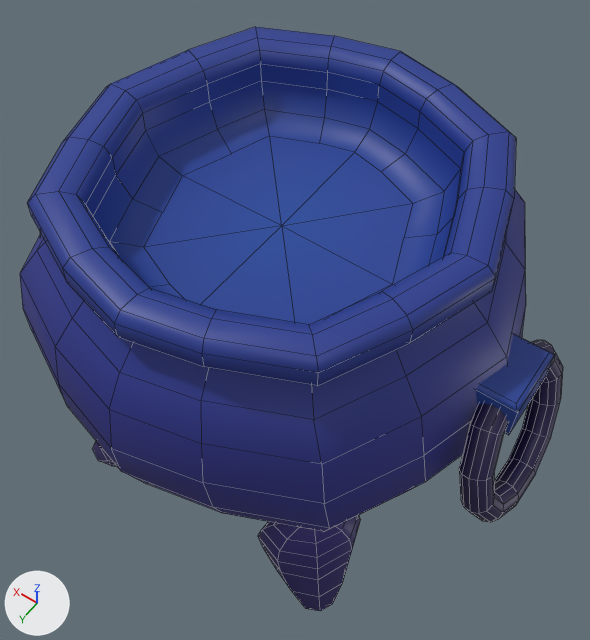
The FBX model Hedge Witch/Assets/Meshes/Props/Cauldron.fbx: old version first, new version second.
Camera for both pictures: a 50 mm lens placed at (-0.55, 0.733, 1.186), pointed at (-0.016, -0.015, 0.011). The axes (+X, +Y, +Z) are drawn at lower left. The lights are the same throughout. Mesh edges are drawn as thin lines. Where no turn or scale is listed for an object, it has been applied to the vertices.

The first picture shows 'Cauldron_Adjusted'.
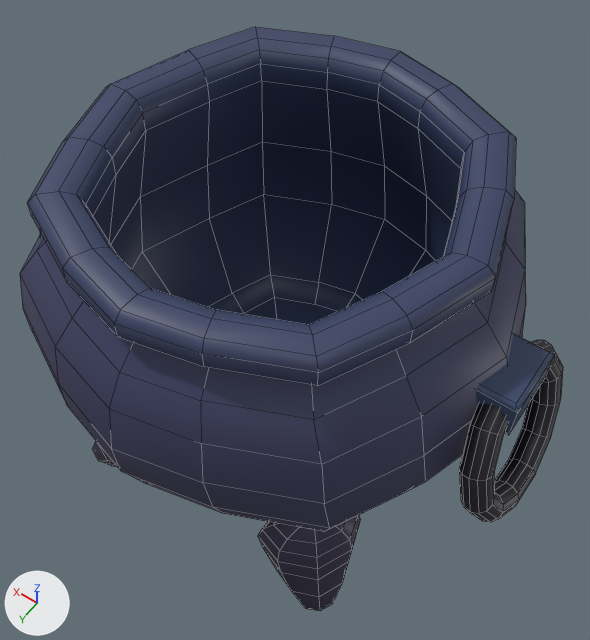
Where the change shows, as pixel boxes (x1, y1, x2, y2) in the pictures (590 x 640 px):
part 1 of me_mesh, built on: (93, 81, 461, 325) in both
part 2 of me_mesh, recoloured: (20, 27, 563, 611) in both

The change, as a diff of the scene's bpy script:
```diff
--- a/Hedge Witch/Assets/Meshes/Props/Cauldron.fbx.py
+++ b/Hedge Witch/Assets/Meshes/Props/Cauldron.fbx.py
@@ img_hedgewitch_textgradient_17_png @@
+img_hedgewitch_textgradient_17_png = load_image('HedgeWitch_TextGradient_17.png', '../../Textures/Gradient/HedgeWitch_TextGradient_17.png', 32, 32, 'sRGB')
@@ mat_gradient17 @@
+mat_gradient17 = principled_material('gradient17')
+mat_gradient17.texture = img_hedgewitch_textgradient_17_png
@@ me_mesh @@
 # used by ob_cauldron_adjusted; location = (0.0, 0.0, 0.009)
-me_mesh.from_pydata(...)  # 870 vertices, 862 faces; spans x -0.505..0.505, y -0.415..0.415, z -0.379..0.379
+me_mesh.from_pydata(...)  # 902 vertices, 894 faces; spans x -0.505..0.505, y -0.415..0.415, z -0.379..0.379
+# me_mesh part 1
+# 17 vertices are removed from x -0.206..0.206, y -0.212..0.212, z 0.245..0.25
+# 24 faces are deleted
+# 16 vertices move from x -0.254..0.254, y -0.259..0.259, z 0.263..0.269 to x -0.323..0.323, y -0.327..0.327, z 0.132..0.138
+# 49 vertices are added at x -0.35..0.35, y -0.355..0.355, z -0.195..-0.026
+# 56 new faces join them
+# me_mesh part 2: 838 faces spanning x -0.505..0.505, y -0.415..0.415, z -0.379..0.379 switch from mat_gradient5 (picture img_hedgewitch_textgradient_5_png) to mat_gradient17 (picture img_hedgewitch_textgradient_17_png)
```
